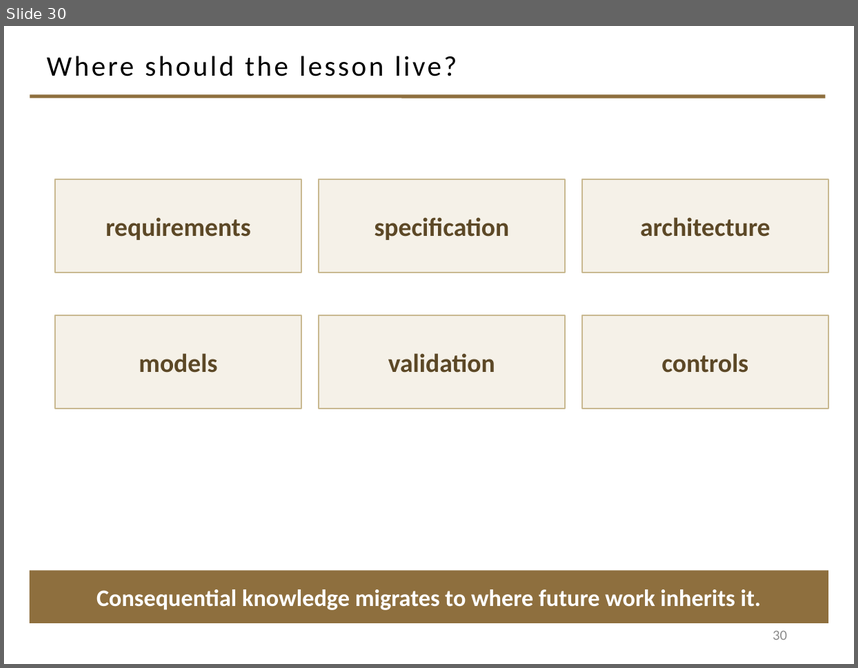
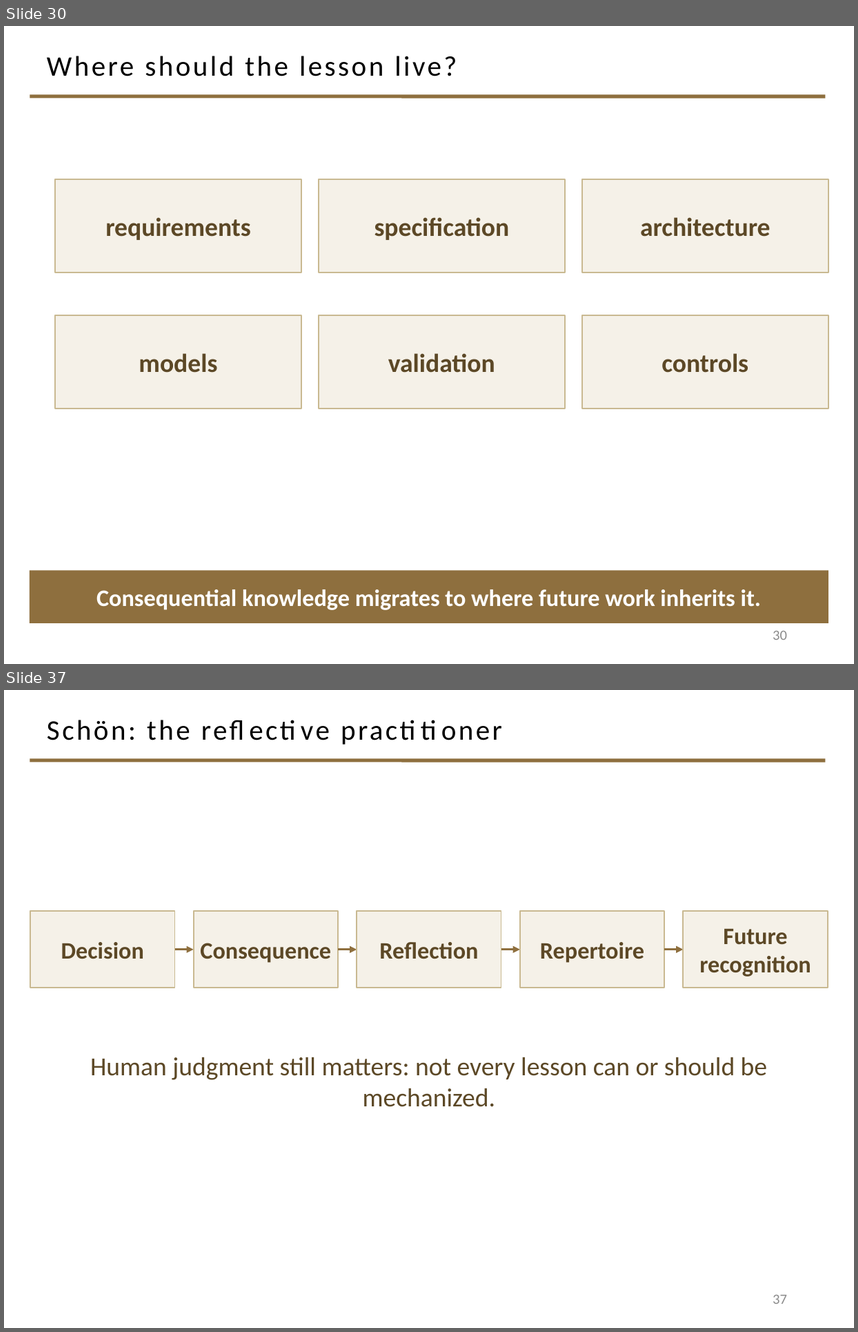
Before and after one commit to davisjam/model-based-agentic-software-engineering, a slide deck: course/lectures/act-2-delegation-and-control/04-failure-aware-engineering/2-4-Failure-Aware-Engineering.pptx. Shown one above the other, each under a label of ours: slide 30 before the commit, slides 30 and 37 after it; the slides between them are not shown. The pictures are 858x668 and 858x1332 pixels, drawn with LibreOffice and Linux fonts; fonts in the diff are those of the drawing; background and template pictures are left out. Boxes give left, top, right and bottom in pixels: in the first picture for what was removed or moved away, otherwise in the second. Text is boxed around its words. In the diff, an @@ line names an element or a change of style, - is before the commit and + after.

Commit message:
deck 2-4: movement 4 — governance conversion climax + modeling-loop closing figure (slides 31-38)

```diff
--- a/course/lectures/act-2-delegation-and-control/04-failure-aware-engineering/2-4-Failure-Aware-Engineering.pptx
+++ b/course/lectures/act-2-delegation-and-control/04-failure-aware-engineering/2-4-Failure-Aware-Engineering.pptx
@@ slide 37 added at (4, 690, 854, 1328), background #FFFFFF; not listed: 1 template element that a slide beside it also shows @@
@@ title added at (47, 720, 190, 740), 24 pt, text #000000 @@
+Schön: the reflective practitioner
@@ rectangle added at (30, 911, 175, 987), fill #F5F1E8, outline #C9B991 1 pt, 20 pt, text #5C4826, bold @@
+Decision
@@ rectangle added at (194, 911, 338, 987), fill #F5F1E8, outline #C9B991 1 pt, 20 pt, text #5C4826, bold @@
+Consequence
@@ rectangle added at (357, 911, 501, 987), fill #F5F1E8, outline #C9B991 1 pt, 20 pt, text #5C4826, bold @@
+Reflection
@@ rectangle added at (520, 911, 664, 987), fill #F5F1E8, outline #C9B991 1 pt, 20 pt, text #5C4826, bold @@
+Repertoire
@@ rectangle added at (683, 911, 828, 987), fill #F5F1E8, outline #C9B991 1 pt, 20 pt, text #5C4826, bold @@
+Future recognition
@@ arrow added from (175, 949) to (194, 949), #8E6F3E 1.5 pt @@
@@ arrow added from (338, 949) to (357, 949), #8E6F3E 1.5 pt @@
@@ arrow added from (501, 949) to (520, 949), #8E6F3E 1.5 pt @@
@@ arrow added from (664, 949) to (683, 949), #8E6F3E 1.5 pt @@
@@ text added at (90, 1057, 767, 1107), 22 pt, text #5C4826 @@
+Human judgment still matters: not every lesson can or should be mechanized.
@@ page number added at (773, 1294, 787, 1303), 12 pt, text #8C8C8C @@
+37
```
Also in this commit, not shown: 7 other slides added.
